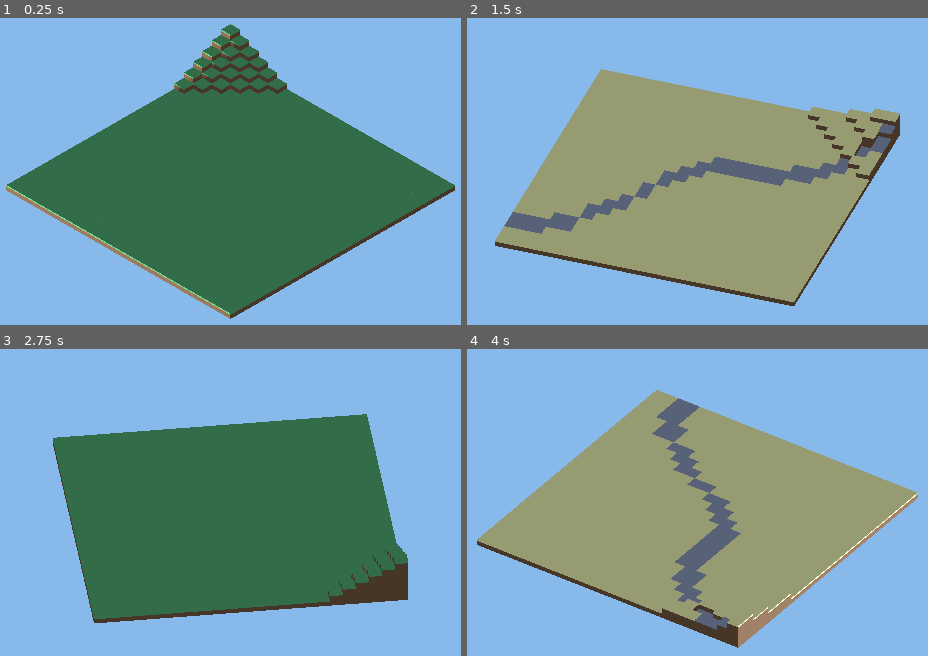
Above: before the commit, frames 1-4 (two rows, left to right).
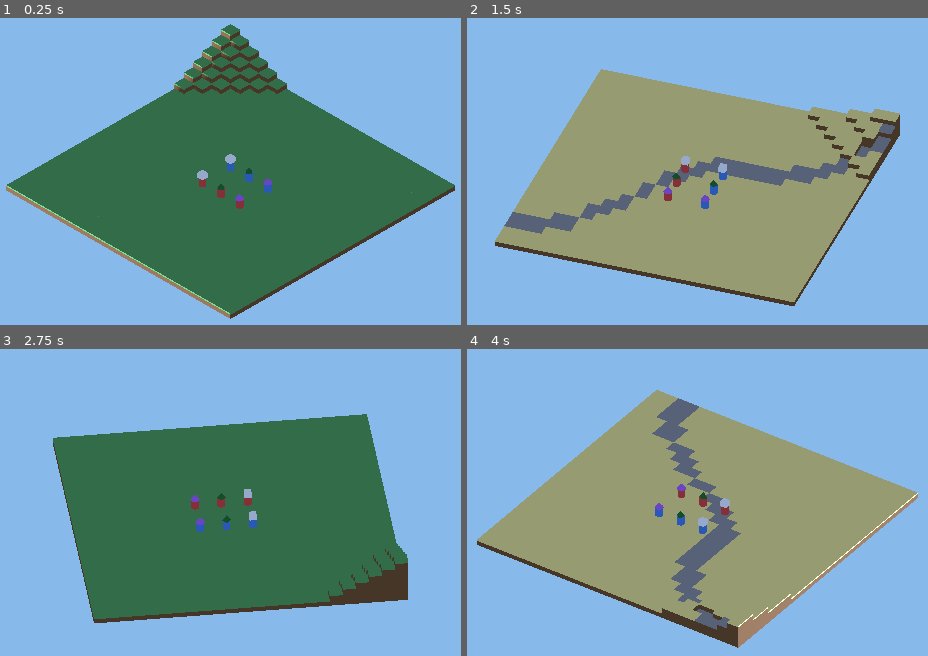
Above: after the commit, the same moments.

Repository: ZWMiller/cylinder_tactics
Game: Godot game, scene res://scenes/Main.tscn
The game is run twice, just before and just after one commit, with the same random seed, the same clock (stepped at 60 frames per second) and the same inputs.
Inputs (mouse positions are in pixels of both pictures, inside the frame that each line leads up to):
- Up to frame 1 (0.25 s): no input
- Up to frame 2 (1.5 s): tap Enter (ui_accept) at 0.5, 0.77 s; move the mouse to (872, 168) at 0.52 s; hold Q 0.53-1.25 s; click (872, 168) at 0.67 s; drag from (536, 214) to (656, 278) at 1.27 s
- Up to frame 3 (2.75 s): tap Enter (ui_accept) at 2 s; move the mouse to (308, 422) at 2.02 s; hold Q from 2.03 s (still down); click (308, 422) at 2.17 s
- Up to frame 4 (4 s): release Q at 2.75 s; drag from (656, 609) to (outside the picture) at 2.77 s; tap Enter (ui_accept) at 3.5, 3.77 s; move the mouse to (outside the picture) at 3.52 s; hold Q from 3.53 s (still down); click (outside the picture) at 3.67 s

The runs differ from the first frame. In frame 1, 0.5% of the frame differs, in the area x 42-60%, y 44-63%; in frame 2, 0.5%; in frame 3, 0.5%; in frame 4, 0.5%.

Commit message:
Add Unit model: cylinder body + per-class hat, reskinnable
Introduce the character model as a hybrid scene+script:
- Unit.tscn / Unit.gd (class_name Unit): self-contained unit object owning
  allegiance, class, and grid_coord. Body color = allegiance (blue/red);
  hat shape+color = class. Each unit builds its own materials/mesh so units
  reskin independently.
- UnitClasses.gd: data table mapping class -> hat color + hat shape
  (soldier=square, archer=pyramid/dark-green, mage=cone), mirroring TileTypes.gd
  and the future home for class stat templates.
- Main.gd: demo spawner placing a player row + enemy row of all three classes
  on the battlefield via tile_to_world.

Docs: add docs/UNIT.md; update TODO + DECISION_LOG (hybrid scene+script
rationale, per-instance materials, class-as-data-table).

Co-Authored-By: Claude Opus 4.8 <noreply@anthropic.com>

Diff:
--- a/project.godot
+++ b/project.godot
@@ -17,8 +17,6 @@
 
 [display]
 
-; Running-game window size (the F5 "debug" window). Render at 1080p but launch
-; maximized so it fills the screen without running off-screen behind the title bar.
 window/size/viewport_width=1920
 window/size/viewport_height=1080
 window/size/mode=2
--- a/scenes/Main.tscn
+++ b/scenes/Main.tscn
@@ -1,7 +1,8 @@
-[gd_scene load_steps=4 format=3]
+[gd_scene load_steps=5 format=3]
 
 [ext_resource type="Script" path="res://scripts/Battlefield.gd" id="1_battlefield"]
 [ext_resource type="Script" path="res://scripts/CameraController.gd" id="2_camera"]
+[ext_resource type="Script" path="res://scripts/Main.gd" id="3_main"]
 
 [sub_resource type="Environment" id="Environment_1"]
 background_mode = 1
@@ -11,6 +12,7 @@
 ambient_light_energy = 1.0
 
 [node name="Main" type="Node3D"]
+script = ExtResource("3_main")
 
 [node name="WorldEnvironment" type="WorldEnvironment" parent="."]
 environment = SubResource("Environment_1")
--- /dev/null
+++ b/scenes/Unit.tscn
@@ -0,0 +1,30 @@
+[gd_scene load_steps=4 format=3]
+
+[ext_resource type="Script" path="res://scripts/Unit.gd" id="1_unit"]
+
+; Body cylinder and a default square hat (matching the default SOLDIER class).
+; These are the *authored preview* — Unit.gd swaps the hat mesh per class and
+; recolors both at runtime, but having real meshes here means the unit looks right
+; in the editor too. Positions are recomputed in code from the mesh sizes
+; (Unit._layout); the transforms below just match that so the editor preview is
+; seated correctly. Identity bases (no rotation) only — see CLAUDE.md on avoiding
+; hand-written rotated Transform3D bases.
+
+[sub_resource type="CylinderMesh" id="CylinderMesh_body"]
+top_radius = 0.3
+bottom_radius = 0.3
+height = 0.7
+
+[sub_resource type="BoxMesh" id="BoxMesh_hat"]
+size = Vector3(0.544, 0.45, 0.544)
+
+[node name="Unit" type="Node3D"]
+script = ExtResource("1_unit")
+
+[node name="Body" type="MeshInstance3D" parent="."]
+transform = Transform3D(1, 0, 0, 0, 1, 0, 0, 0, 1, 0, 0.35, 0)
+mesh = SubResource("CylinderMesh_body")
+
+[node name="Hat" type="MeshInstance3D" parent="."]
+transform = Transform3D(1, 0, 0, 0, 1, 0, 0, 0, 1, 0, 0.925, 0)
+mesh = SubResource("BoxMesh_hat")
--- /dev/null
+++ b/scripts/Main.gd
@@ -0,0 +1,47 @@
+## Top-level scene script. For now its only job is to drop a handful of
+## demonstration units onto the battlefield so the unit model + per-class hats +
+## allegiance reskinning are visible on F5.
+##
+## This is intentionally throwaway demo glue: real unit spawning will come from
+## map / encounter data alongside the turn system (docs/TODO.md). It lives here so
+## `Battlefield` stays focused on terrain and doesn't gain a dependency on `Unit`.
+extends Node3D
+
+## The unit scene we stamp out copies of. `preload` loads the resource at parse
+## time, so each `.instantiate()` is just a cheap clone of an already-loaded scene.
+const UNIT_SCENE := preload("res://scenes/Unit.tscn")
+
+## One demo unit per row entry: [grid_x, grid_z, allegiance, class]. A player row
+## and an enemy row, each showing all three classes, so both visual channels read
+## at a glance (body color = side, hat shape+color = class).
+@onready var _demo_roster := [
+	[10, 10, Unit.Allegiance.PLAYER, UnitClasses.Class.SOLDIER],
+	[12, 10, Unit.Allegiance.PLAYER, UnitClasses.Class.ARCHER],
+	[14, 10, Unit.Allegiance.PLAYER, UnitClasses.Class.MAGE],
+	[10, 13, Unit.Allegiance.ENEMY, UnitClasses.Class.SOLDIER],
+	[12, 13, Unit.Allegiance.ENEMY, UnitClasses.Class.ARCHER],
+	[14, 13, Unit.Allegiance.ENEMY, UnitClasses.Class.MAGE],
+]
+
+
+## Godot lifecycle hook. A parent's `_ready` runs *after* its children's, so by now
+## the Battlefield has already built its tiles and its `tile_to_world` helper is
+## usable — we can place units on real tile surfaces immediately.
+func _ready() -> void:
+	var battlefield: Battlefield = $Battlefield
+	for entry in _demo_roster:
+		_spawn(battlefield, entry[0], entry[1], entry[2], entry[3])
+
+
+## Instantiate one unit, skin it, and stand it on tile (x, z). The unit is parented
+## under the battlefield so it shares the grid's frame, and positioned with the
+## same `tile_to_world` helper movement/combat will use — so it sits exactly on the
+## tile's top surface.
+func _spawn(battlefield: Battlefield, x: int, z: int, side: Unit.Allegiance, klass: UnitClasses.Class) -> void:
+	var unit: Unit = UNIT_SCENE.instantiate()
+	# configure() before add_child: the values are stored now and applied by the
+	# unit's own _ready when it enters the tree on the next line.
+	unit.configure(side, klass)
+	unit.grid_coord = Vector2i(x, z)
+	battlefield.add_child(unit)
+	unit.position = battlefield.tile_to_world(x, z)
--- /dev/null
+++ b/scripts/Unit.gd
@@ -0,0 +1,123 @@
+## A single combat unit: a cylinder body (color = allegiance) wearing a hat
+## (shape + color = class). See docs/GAME_DESIGN.md §7 for the visual language and
+## docs/UNIT.md for this component.
+##
+## This script is attached to the root of `scenes/Unit.tscn`, so `Unit` IS the
+## self-contained object you interact with in the scene: it owns its appearance
+## now and will own its stats, grid coordinate, and combat methods later. The
+## `.tscn` only authors the *node layout* (a Body and a Hat mesh child); this
+## script owns *identity* (which side, which class) and applies it to that layout.
+##
+## Reskinning (the requirement that drove this design): every unit builds its OWN
+## materials in code. Godot materials are *resources* — if two units shared one
+## `StandardMaterial3D`, recoloring one would recolor the other. Giving each unit
+## its own material (via `material_override`) keeps units independently skinnable,
+## so you can spawn many and tint each freely. This is a key Godot gotcha worth
+## remembering: shared resources are shared *state*, not just shared definitions.
+class_name Unit
+extends Node3D
+
+## The two sides. Body color reads allegiance, independent of class — so a player
+## archer and an enemy archer share a hat but differ in body color.
+enum Allegiance {
+	PLAYER,  ## The player's side.
+	ENEMY,   ## The opposing side.
+}
+
+# --- Identity (editable in the Inspector AND settable from code via configure) -
+
+## Which side this unit fights for; drives the body color.
+@export var allegiance: Allegiance = Allegiance.PLAYER
+
+## This unit's class; drives the hat shape + color (see UnitClasses).
+@export var unit_class: UnitClasses.Class = UnitClasses.Class.SOLDIER
+
+## The unit's tile address on the battlefield grid, deliberately *decoupled* from
+## its world position (docs/GAME_DESIGN.md §8). Movement/placement that uses this
+## is a later task; the field lives here now so it has one home.
+var grid_coord: Vector2i = Vector2i.ZERO
+
+# --- Cached child references (resolved once the node is in the tree) ----------
+# `@onready` runs the assignment just before `_ready`, so these are valid for the
+# whole lifetime; `$Body` / `$Hat` are the children authored in Unit.tscn.
+@onready var _body: MeshInstance3D = $Body
+@onready var _hat: MeshInstance3D = $Hat
+
+
+## Godot lifecycle hook: runs once when the unit enters the scene tree. Applies
+## the current allegiance/class to the meshes and materials.
+func _ready() -> void:
+	_apply_appearance()
+
+
+## Set this unit's side and class in one call, then refresh its look. The
+## convenient entry point for code-spawning many units from data:
+##   var u := UNIT_SCENE.instantiate(); u.configure(Allegiance.ENEMY, Class.MAGE)
+## Safe to call before the unit is in the tree (the values are stored and applied
+## by `_ready`) or after (it re-applies immediately).
+func configure(side: Allegiance, klass: UnitClasses.Class) -> void:
+	allegiance = side
+	unit_class = klass
+	if is_node_ready():
+		_apply_appearance()
+
+
+# --- Appearance --------------------------------------------------------------
+
+## Apply allegiance (body color) and class (hat shape + color) to the meshes.
+## Central so both `_ready` and `configure` share exactly one code path.
+func _apply_appearance() -> void:
+	# Body: keep the cylinder authored in the scene; only swap in our own material.
+	_body.material_override = _solid_material(allegiance_color(allegiance))
+
+	# Hat: the class can change the *shape*, so swap the mesh, then recolor it.
+	_hat.mesh = UnitClasses.new_hat_mesh(unit_class)
+	_hat.material_override = _solid_material(UnitClasses.hat_color(unit_class))
+
+	_layout()
+
+
+## Seat the body's feet at local y=0 and rest the hat on top of the body. Both
+## positions are derived from the actual mesh sizes, so resizing a mesh in the
+## editor (or swapping the hat for a taller/blockier shape) keeps everything
+## aligned with no manual repositioning.
+func _layout() -> void:
+	# A primitive mesh is centered on its own origin, so a body of height H must be
+	# lifted by H/2 for its base to sit at y=0.
+	var body_h := _mesh_height(_body.mesh)
+	_body.position = Vector3(0.0, body_h * 0.5, 0.0)
+	# The hat's base rests on the body's top (y = body_h); lift the hat by half its
+	# own height so its base — not its center — lands there.
+	_hat.position = Vector3(0.0, body_h + _mesh_height(_hat.mesh) * 0.5, 0.0)
+
+
+## Build a fresh solid-color material. Each unit gets its own (see the class
+## docstring) so recoloring one unit never bleeds onto another.
+func _solid_material(color: Color) -> StandardMaterial3D:
+	var mat := StandardMaterial3D.new()
+	mat.albedo_color = color
+	return mat
+
+
+## Body/allegiance color. Kept here, not in `UnitClasses`, because it is the
+## *other* visual channel — allegiance, not class. Magenta = unmapped side.
+static func allegiance_color(side: Allegiance) -> Color:
+	match side:
+		Allegiance.PLAYER:
+			return Color(0.25, 0.45, 0.80)  # blue
+		Allegiance.ENEMY:
+			return Color(0.75, 0.25, 0.25)  # red
+		_:
+			return Color.MAGENTA
+
+
+## Vertical extent of a primitive `mesh`, so the hat can be seated on the body
+## regardless of its shape. Handles the shapes a hat/body might use (cone and
+## cylinder share `CylinderMesh`; a future square hat is a `BoxMesh`). Returns 0
+## for an unknown mesh rather than guessing a wrong size.
+static func _mesh_height(mesh: Mesh) -> float:
+	if mesh is CylinderMesh:
+		return mesh.height
+	if mesh is BoxMesh:
+		return mesh.size.y
+	return 0.0
--- /dev/null
+++ b/scripts/UnitClasses.gd
@@ -0,0 +1,111 @@
+## Shared vocabulary for unit *classes*: the set of classes and the per-class
+## visual identity (hat shape + hat color) used to draw them in the geometry-only
+## prototype. Later this is also the natural home for class-driven stat templates
+## (see docs/GAME_DESIGN.md §2–3) — where a soldier's base HP / move / jump live.
+##
+## Mirrors `TileTypes.gd`: a `class_name` namespace of an enum + `static` helpers,
+## never instantiated. Any script can write `UnitClasses.Class.MAGE` or
+## `UnitClasses.hat_color(...)` without preloading this file (that is what
+## `class_name` buys you — a project-global name).
+##
+## Visual language (docs/GAME_DESIGN.md §7): the HAT encodes class — by *both* its
+## shape and its color, so class still reads even if two colors are similar. Body
+## color is a *separate* channel (allegiance), owned by `Unit`. Current mapping:
+##   - Soldier — square (box) hat, steel/silver.
+##   - Archer  — pyramid hat, dark green.
+##   - Mage    — cone hat, violet.
+class_name UnitClasses
+extends RefCounted
+
+## The unit classes shared by player and enemy units. Integer-backed, like every
+## GDScript enum (so a class stores as a plain int).
+enum Class {
+	SOLDIER,  ## High-HP melee front-liner.
+	ARCHER,   ## Ranged attacker.
+	MAGE,     ## Low-HP magic / AoE caster.
+}
+
+## Hat dimensions, shared across all three shapes so every hat reads at the same
+## scale. Pulled out as constants so the single place that decides "how big is a
+## hat" is obvious and easy to retune.
+const HAT_RADIUS := 0.34   ## Base radius (cone/pyramid) — half-footprint of the hat.
+const HAT_HEIGHT := 0.45   ## Vertical size of the hat.
+
+
+## Return the flat hat color for a class — the class's identity color. Kept
+## distinct from the body/allegiance palette (`Unit.allegiance_color`) so the hat
+## and body never blur into each other. Magenta = unmapped class: a loud "you
+## forgot to map this" signal rather than a silent wrong default.
+static func hat_color(c: int) -> Color:
+	match c:
+		Class.SOLDIER:
+			return Color(0.85, 0.85, 0.88)  # steel / silver
+		Class.ARCHER:
+			# Dark green — deliberately darker than grass (0.30, 0.55, 0.32) so an
+			# archer's hat never camouflages against the grassland surface.
+			return Color(0.13, 0.40, 0.18)
+		Class.MAGE:
+			return Color(0.60, 0.35, 0.85)  # violet
+		_:
+			return Color.MAGENTA
+
+
+## Build and return a *fresh* hat mesh for a class (a new mesh per call, so every
+## unit owns its own hat geometry and recoloring/reshaping one never touches
+## another). Each class picks a shape factory below; `Unit` seats whatever mesh it
+## gets back by *measuring* it, so the differing shapes/heights need no `Unit.gd`
+## change.
+static func new_hat_mesh(c: int) -> Mesh:
+	match c:
+		Class.SOLDIER:
+			return _square_hat()
+		Class.ARCHER:
+			return _pyramid()
+		Class.MAGE:
+			return _cone()
+		_:
+			return _cone()
+
+
+## Human-readable class name, handy for debug prints now and UI later.
+static func display_name(c: int) -> String:
+	match c:
+		Class.SOLDIER: return "Soldier"
+		Class.ARCHER:  return "Archer"
+		Class.MAGE:    return "Mage"
+		_:             return "Unknown"
+
+
+# --- Hat shape factories -----------------------------------------------------
+# One small builder per hat shape. Classes pick a shape in `new_hat_mesh`. All
+# three are sized from HAT_RADIUS / HAT_HEIGHT so they seat identically on the body.
+
+## A cone hat (mage). Godot has no dedicated ConeMesh — a `CylinderMesh` whose top
+## radius is 0 tapers to a point, which *is* a cone. Its default high segment count
+## makes the taper read as round.
+static func _cone() -> CylinderMesh:
+	var cone := CylinderMesh.new()
+	cone.top_radius = 0.0           # 0 => taper to a point
+	cone.bottom_radius = HAT_RADIUS
+	cone.height = HAT_HEIGHT
+	return cone
+
+
+## A pyramid hat (archer). Same trick as the cone — a point-topped cylinder — but
+## with only 4 radial segments, so the "round" base collapses to a square and the
+## sides become four flat triangles: a square-based pyramid.
+static func _pyramid() -> CylinderMesh:
+	var pyramid := CylinderMesh.new()
+	pyramid.top_radius = 0.0
+	pyramid.bottom_radius = HAT_RADIUS
+	pyramid.height = HAT_HEIGHT
+	pyramid.radial_segments = 4     # 4 sides => square base => a pyramid, not a cone
+	return pyramid
+
+
+## A square ("box") hat (soldier) — a simple flat-topped box. Sized so its
+## footprint roughly matches the cone/pyramid bases for a consistent silhouette.
+static func _square_hat() -> BoxMesh:
+	var box := BoxMesh.new()
+	box.size = Vector3(HAT_RADIUS * 1.6, HAT_HEIGHT, HAT_RADIUS * 1.6)
+	return box
Not shown, added: scripts/Main.gd.uid
Not shown, added: scripts/Unit.gd.uid
Not shown, added: scripts/UnitClasses.gd.uid
Not shown, changed: docs/DECISION_LOG.md
Not shown, changed: docs/TODO.md
Not shown, added: docs/UNIT.md
